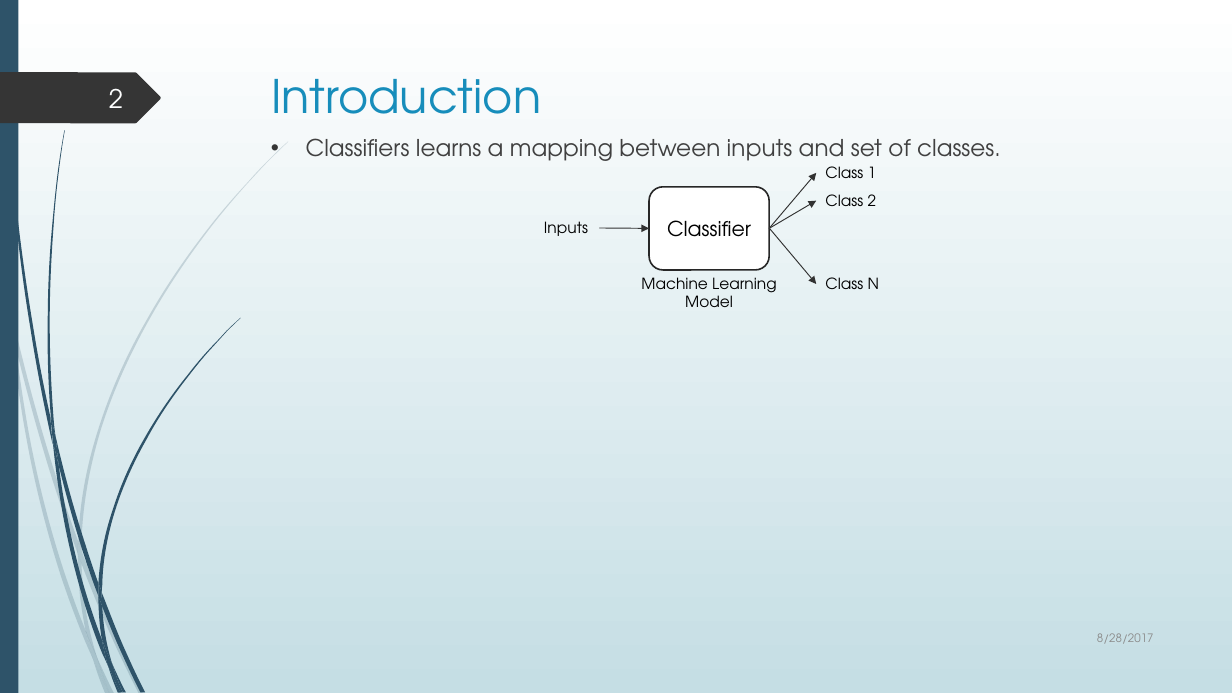
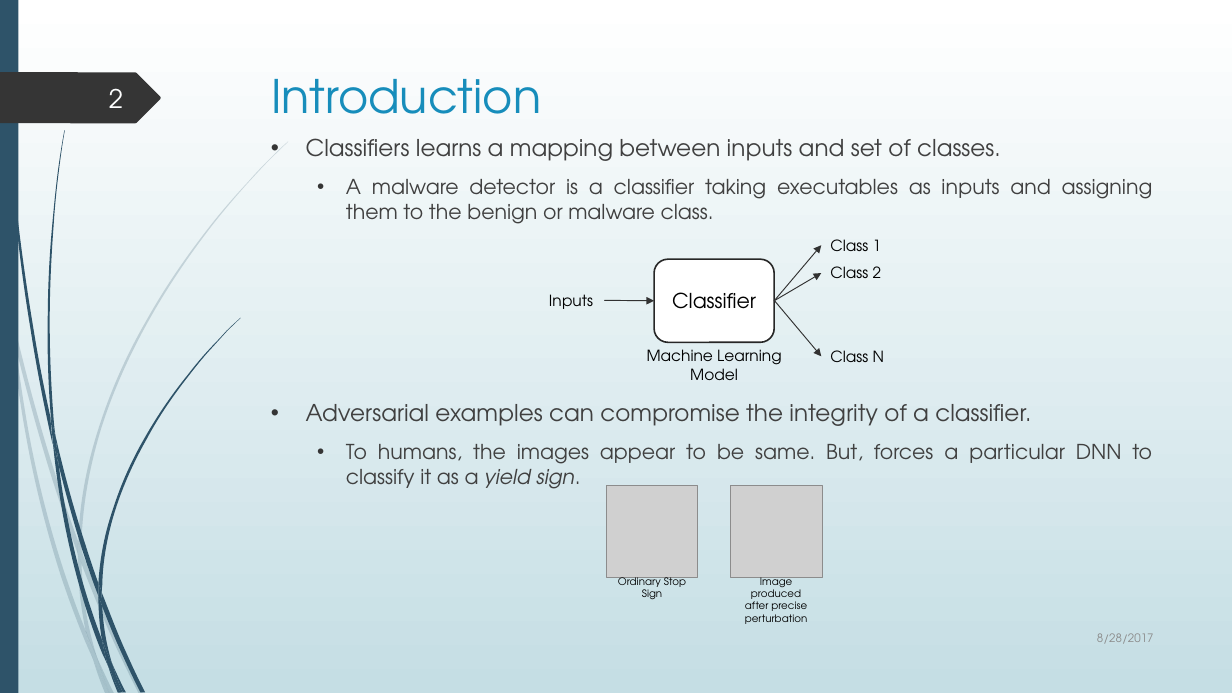
Before and after one commit to manaaralam/ntu-internship, a slide deck: slide 2 of Presentations/starting_work.pptx. Drawn at 1232x693 pixels with LibreOffice and Linux fonts; fonts in the diff are those of the drawing; grey boxes stand for pictures. Boxes give left, top, right and bottom in pixels: in the first picture for what was removed or moved away, otherwise in the second. Text is boxed around its words. In the diff, an @@ line names an element or a change of style, - is before the commit and + after.

Commit message:
Updated from NTU Desktop

```diff
--- a/Presentations/starting_work.pptx
+++ b/Presentations/starting_work.pptx
@@ text at (306, 138, 1001, 161): alignment left to justified @@
@@ text at (306, 179, 1153, 489): paragraphs added @@
+  • A malware detector is a classifier taking executables as inputs and assigning them to the benign or malware class.
+• Adversarial examples can compromise the integrity of a classifier.
+  • To humans, the images appear to be same. But, forces a particular DNN to classify it as a yield sign.
@@ 2 texts, 1 rounded rectangle, 1 arrow: place and size @@
-2 texts, 1 rounded rectangle, 1 arrow at (544, 187, 879, 289)
+2 texts, 1 rounded rectangle, 1 arrow at (549, 260, 884, 362)
@@ 3 texts, 3 arrows: place and size @@
-3 texts, 3 arrows at (600, 166, 877, 307)
+3 texts, 3 arrows at (604, 239, 882, 380)
@@ group added at (606, 486, 822, 624): 2 pictures, 2 texts @@
+Ordinary Stop Sign
+Image produced after precise perturbation
```
